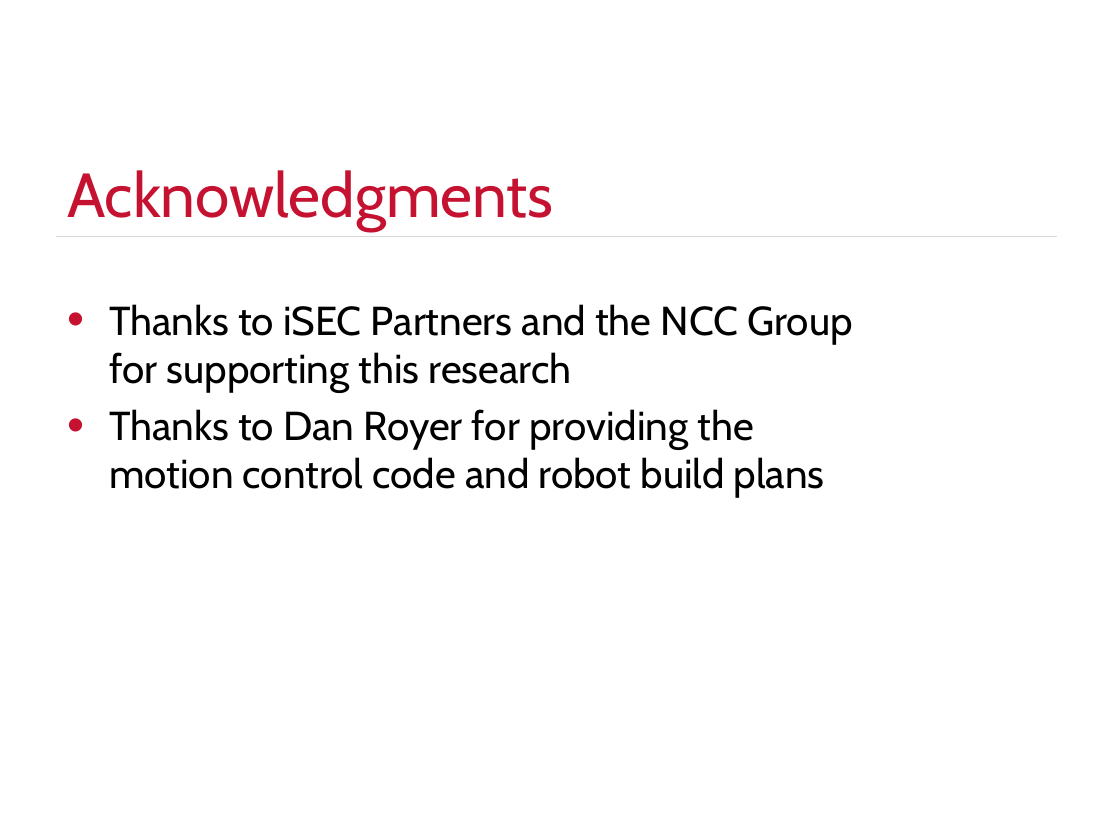
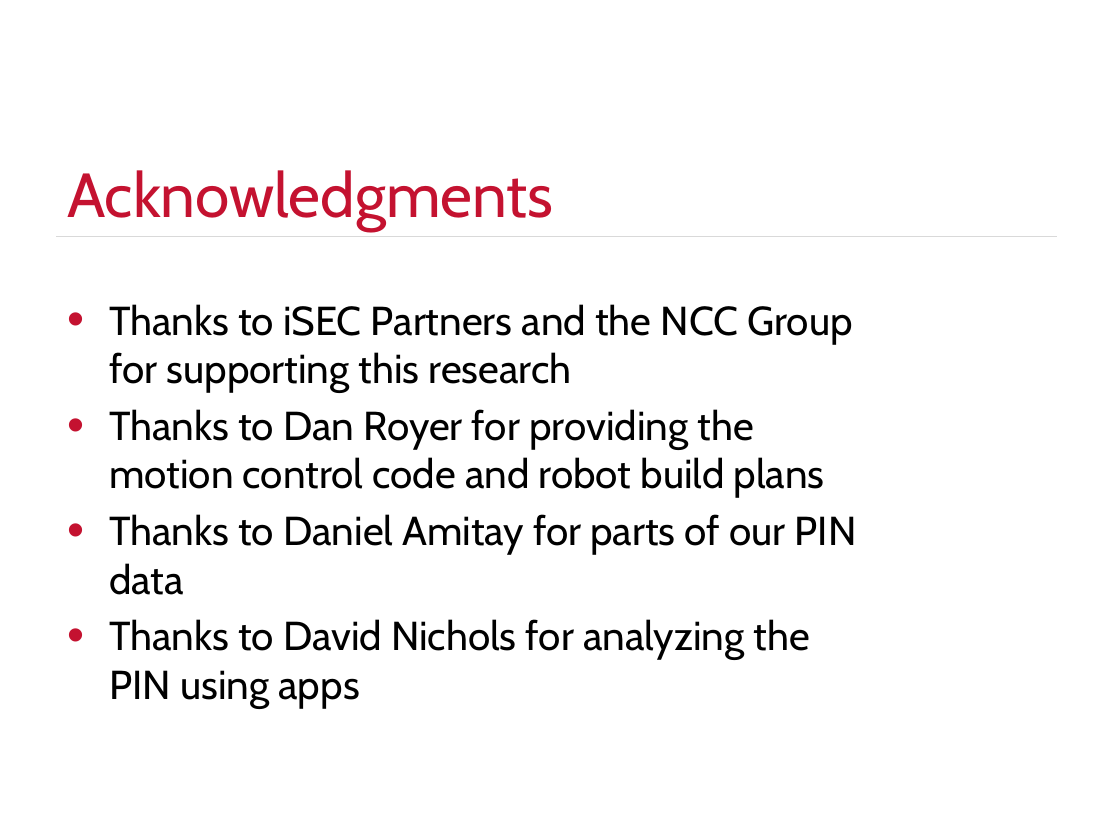
Before and after one commit to justinengler/BruteController, a slide deck: slide 25 of Automated PIN Cracking.pptx (slide 24 before the commit). Drawn at 1120x840 pixels with LibreOffice and Linux fonts; fonts in the diff are those of the drawing; background and template pictures are left out. Boxes give left, top, right and bottom in pixels: in the first picture for what was removed or moved away, otherwise in the second. Text is boxed around its words. In the diff, an @@ line names an element or a change of style, - is before the commit and + after.

```diff
--- a/Automated PIN Cracking.pptx
+++ b/Automated PIN Cracking.pptx
@@ text at (109,514,857,699): paragraphs added @@
+• Thanks to Daniel Amitay for parts of our PIN data
+• Thanks to David Nichols for analyzing the PIN using apps
```
Also in this commit, not shown: 1 other slide changed, 1 slide added, 1 other file.
